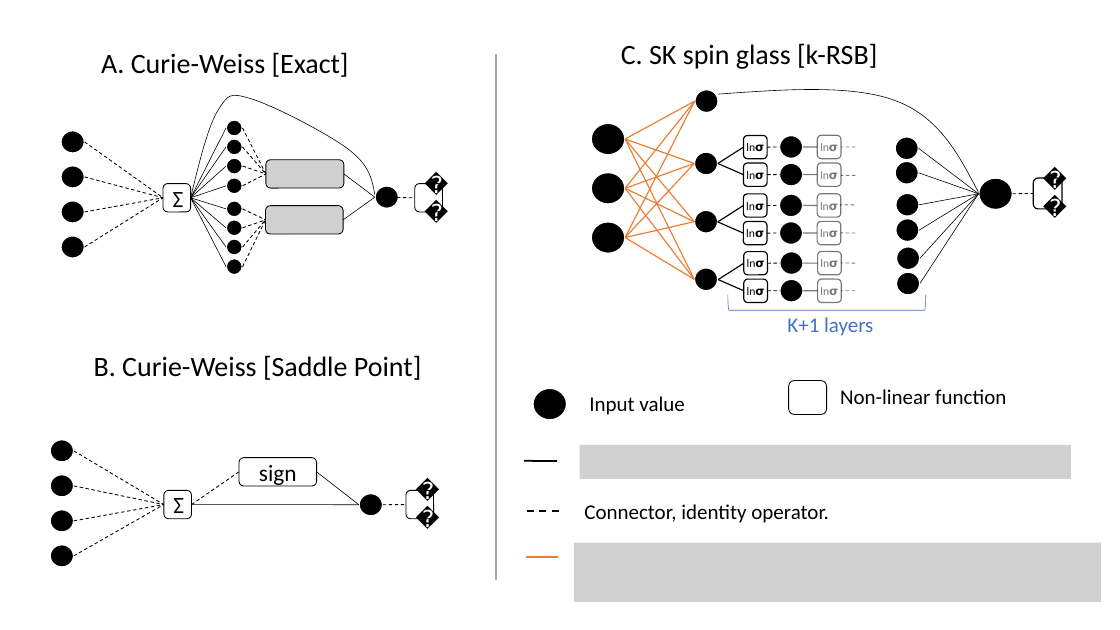
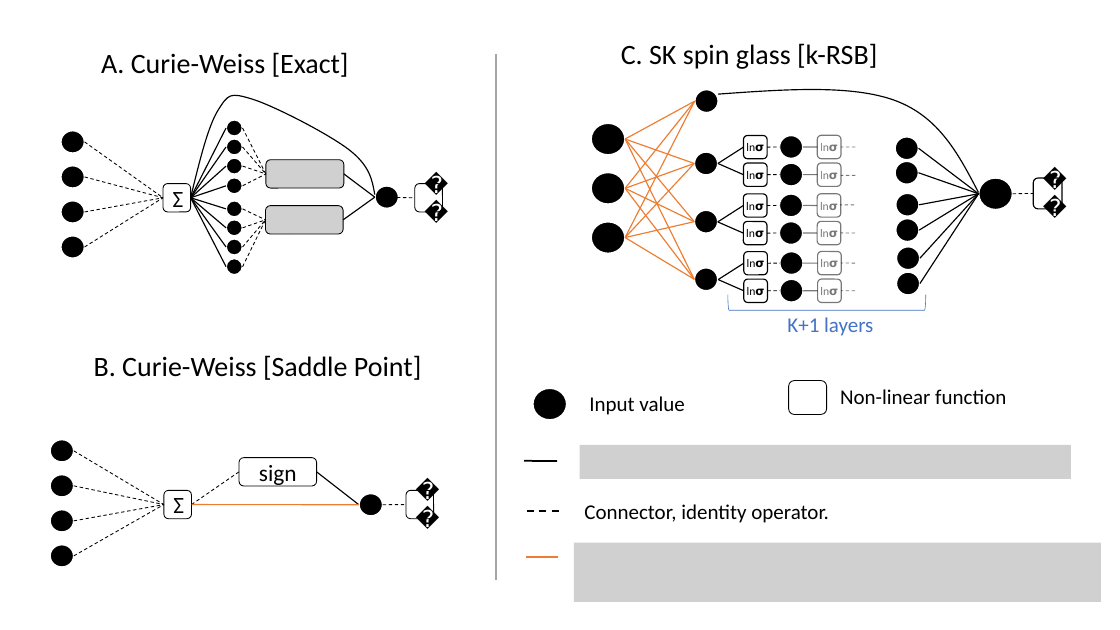
Before and after one commit to ocadni/h2arnn, a slide deck: slide 1 of results/tex/img/nn_img_def.pptx. Drawn at 1120x630 pixels with LibreOffice and Linux fonts; fonts in the diff are those of the drawing; grey boxes stand for pictures. Boxes give left, top, right and bottom in pixels: in the first picture for what was removed or moved away, otherwise in the second. Text is boxed around its words. In the diff, an @@ line names an element or a change of style, - is before the commit and + after.

```diff
--- a/results/tex/img/nn_img_def.pptx
+++ b/results/tex/img/nn_img_def.pptx
@@ freeform shape at [192,96,376,196]: outline #000000 0.5 pt to #000000 1 pt @@
@@ freeform shape at [718,90,979,193]: outline #000000 0.5 pt to #000000 1 pt @@
@@ line (191, 197) - (226, 128): stroke #000000 0.5 pt to #000000 1 pt @@
@@ line (191, 197) - (226, 147): stroke #000000 0.5 pt to #000000 1 pt @@
@@ line (919, 149) - (979, 194): stroke #000000 0.5 pt to #000000 1 pt @@
@@ line (191, 197) - (226, 166): stroke #000000 0.5 pt to #000000 1 pt @@
@@ line (344, 174) - (375, 197): stroke #000000 0.5 pt to #000000 1 pt @@
@@ line (919, 173) - (979, 194): stroke #000000 0.5 pt to #000000 1 pt @@
@@ line (191, 197) - (226, 186): stroke #000000 0.5 pt to #000000 1 pt @@
@@ line (191, 197) - (226, 209): stroke #000000 0.5 pt to #000000 1 pt @@
@@ line (191, 197) - (226, 228): stroke #000000 0.5 pt to #000000 1 pt @@
@@ line (191, 197) - (226, 247): stroke #000000 0.5 pt to #000000 1 pt @@
@@ line (191, 197) - (226, 266): stroke #000000 0.5 pt to #000000 1 pt @@
@@ line (344, 220) - (375, 197): stroke #000000 0.5 pt to #000000 1 pt @@
@@ line (919, 205) - (979, 194): stroke #000000 0.5 pt to #000000 1 pt @@
@@ line (919, 230) - (979, 194): stroke #000000 0.5 pt to #000000 1 pt @@
@@ line (920, 258) - (979, 194): stroke #000000 0.5 pt to #000000 1 pt @@
@@ line (920, 284) - (979, 194): stroke #000000 0.5 pt to #000000 1 pt @@
@@ line (317, 472) - (359, 505): stroke #000000 0.5 pt to #000000 1 pt @@
@@ line (192, 505) - (359, 505): stroke #000000 0.5 pt to #ED7D31 1 pt @@
```
Also in this commit, not shown: 1 slide added, 6 other files.
